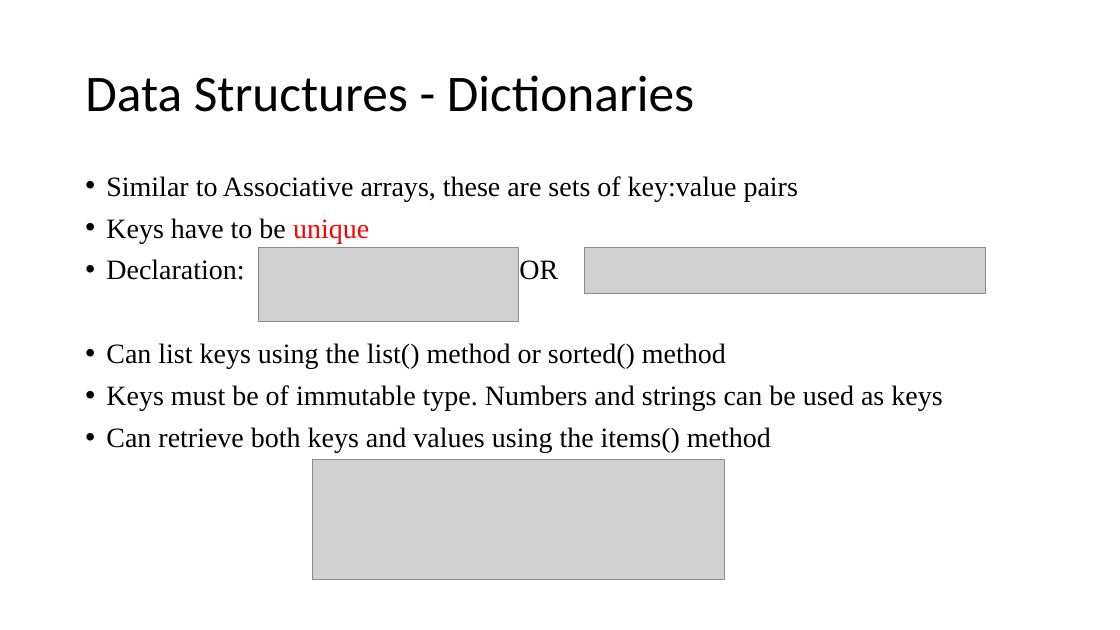
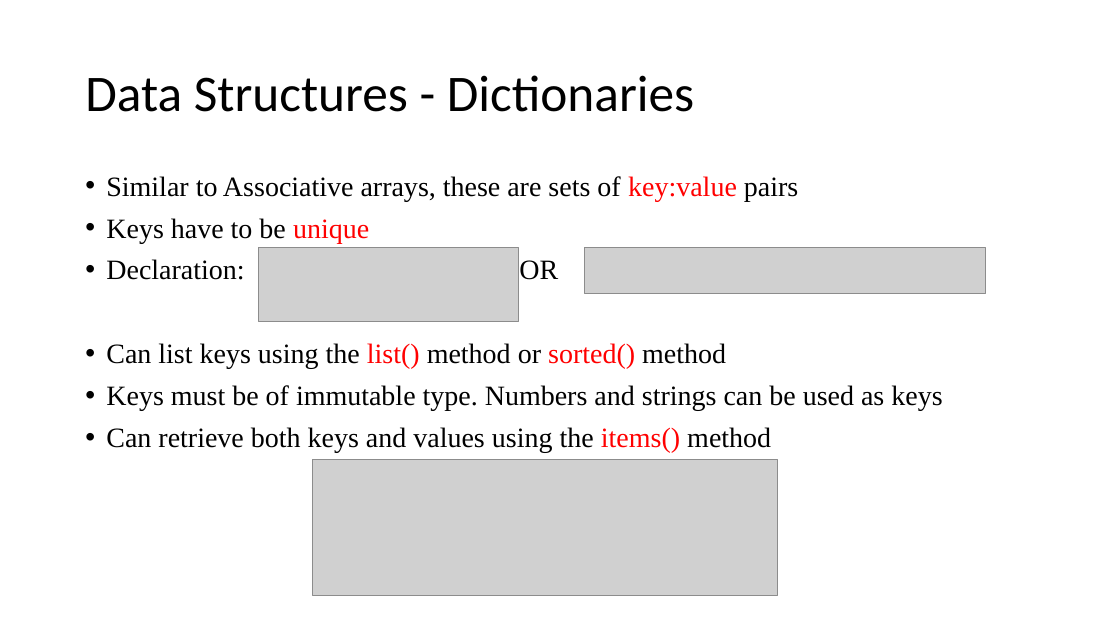
Before and after one commit to ndeshpa/Bootcamp, a slide deck: slide 17 of lecture/Python Programing.pptx (slide 22 before the commit). Drawn at 1120x630 pixels with LibreOffice and Linux fonts; fonts in the diff are those of the drawing; grey boxes stand for pictures. Boxes give left, top, right and bottom in pixels: in the first picture for what was removed or moved away, otherwise in the second. Text is boxed around its words. In the diff, an @@ line names an element or a change of style, - is before the commit and + after.

```diff
--- a/lecture/Python Programing.pptx
+++ b/lecture/Python Programing.pptx
@@ text at <box>106,176,798,453</box>: text colour #000000 to #FF0000 in "key:value", "list() sorted()", "items()" @@
@@ picture: place and size @@
-picture at <box>313,460,724,580</box>
+picture at <box>313,460,778,596</box>
```
Also in this commit, not shown: 12 other slides changed, 3 slides added, 2 other files.
